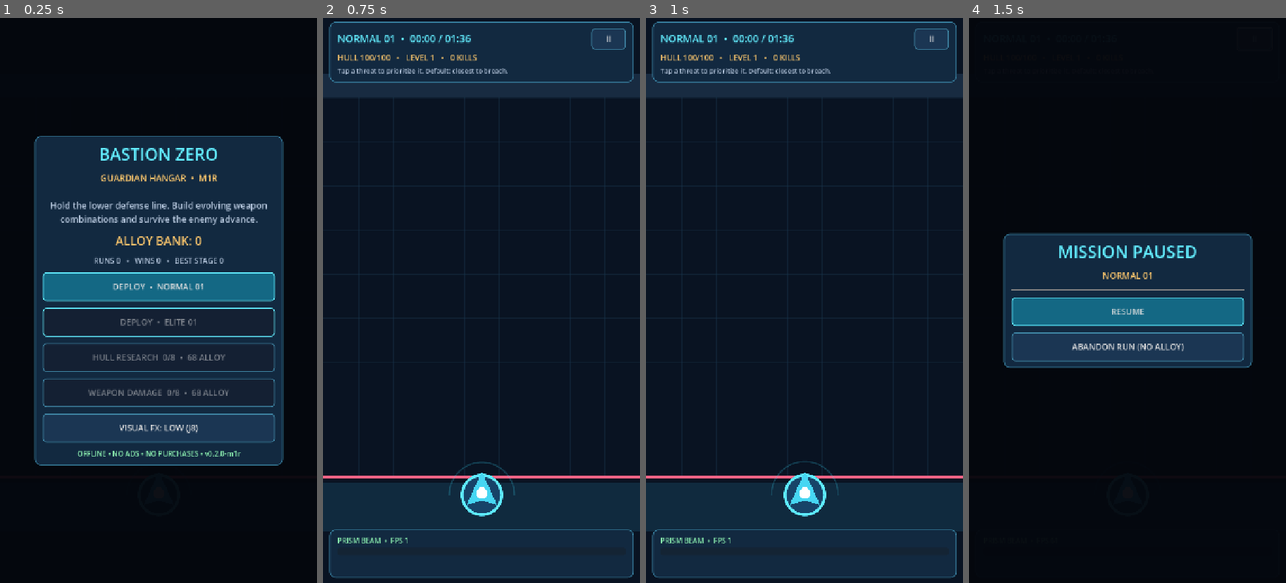
Above: before the commit, frames 1-4 (left to right).
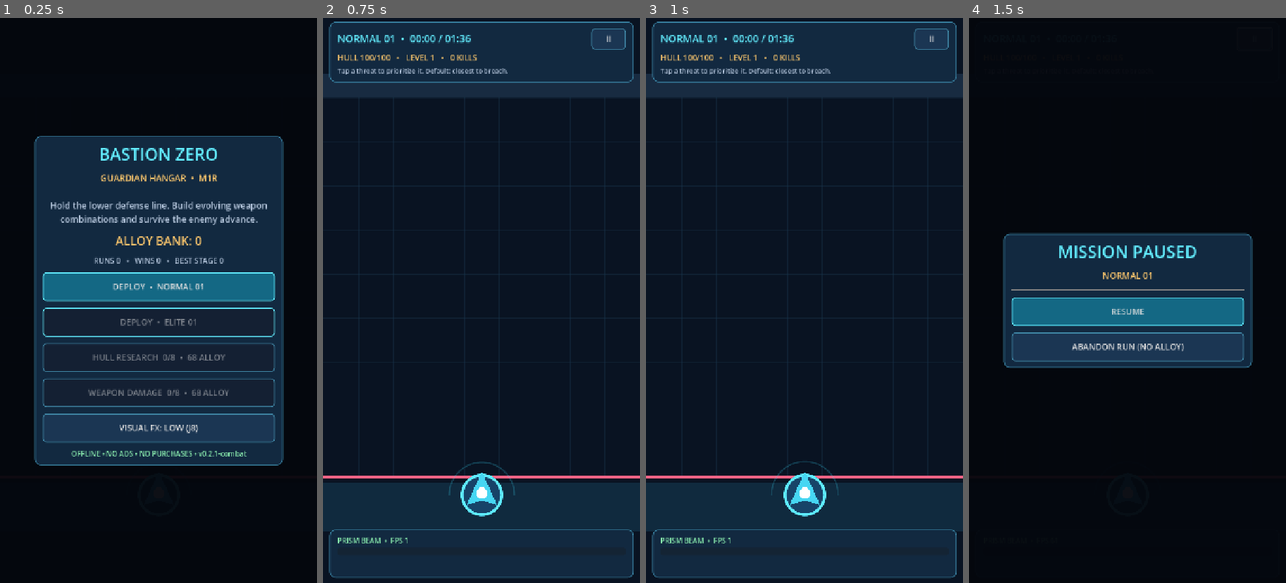
Above: after the commit, the same moments.

Repository: dante-souza/bastion_zero
Game: Godot game, scene res://scenes/main.tscn
Same seed, same stepped clock (60 frames per second), same inputs: the game is played once before the commit and once after it.
Inputs:
- Up to frame 1 (0.25 s): no input
- Up to frame 2 (0.75 s): click "DEPLOY • NORMAL 01" at 0.5 s
- Up to frame 3 (1 s): no input
- Up to frame 4 (1.5 s): click "II" at 1.25 s

The runs differ from the first frame. In frame 1, 0.4% of the frame differs, in the area x 22-78%, y 76-78%; in frame 2, nothing differs; in frame 3, nothing differs; in frame 4, nothing differs.

Commit message:
feat(combat): add authored formations and asymmetric enemy weapon resistances

Diff:
--- /dev/null
+++ b/scripts/combat_director.gd
@@ -0,0 +1,61 @@
+class_name CombatDirector
+extends RefCounted
+
+## Small, authored formation vocabulary used by both stages.
+## Original patterns, deterministic given stage, time, index and RNG.
+const PATTERNS := ["LINE", "PINCER", "WEDGE", "ARMORED", "RUSH", "PHALANX"]
+
+static func pattern_for(stage: int, elapsed: float, formation_index: int) -> String:
+    var phase: float = clampf(elapsed / GameCatalog.stage_duration(stage), 0.0, 1.0)
+    if stage == 1 and phase < 0.13:
+        return "LINE"
+    if stage == 2 and phase < 0.12:
+        return "PINCER"
+    if stage == 1:
+        var normal := ["LINE", "WEDGE", "PINCER", "RUSH", "ARMORED"]
+        return normal[formation_index % normal.size()]
+    var elite := ["ARMORED", "PINCER", "RUSH", "PHALANX", "WEDGE"]
+    return elite[formation_index % elite.size()]
+
+static func formation(stage: int, elapsed: float, index: int, rng: RandomNumberGenerator) -> Array[Dictionary]:
+    var pattern: String = pattern_for(stage, elapsed, index)
+    var result: Array[Dictionary] = []
+    var center: float = rng.randf_range(245.0, 475.0)
+    var phase: float = clampf(elapsed / GameCatalog.stage_duration(stage), 0.0, 1.0)
+    match pattern:
+        "LINE":
+            var count: int = 2 + (1 if phase >= 0.35 else 0) + (1 if phase >= 0.75 else 0)
+            for i in range(count):
+                var x: float = center + (float(i) - (count - 1.0) * 0.5) * 98.0
+                result.append(_slot("grunt" if i % 3 else "runner", x, 155.0))
+        "PINCER":
+            result.append(_slot("runner", 96.0, 145.0))
+            result.append(_slot("runner", 624.0, 145.0))
+            result.append(_slot("grunt", 176.0, 92.0))
+            result.append(_slot("grunt", 544.0, 92.0))
+        "WEDGE":
+            result.append(_slot("grunt", center, 175.0))
+            result.append(_slot("runner", center - 103.0, 93.0))
+            result.append(_slot("runner", center + 103.0, 93.0))
+            if phase >= 0.40:
+                result.append(_slot("grunt", center - 178.0, 20.0))
+                result.append(_slot("grunt", center + 178.0, 20.0))
+        "ARMORED":
+            result.append(_slot("tank", center, 164.0))
+            result.append(_slot("grunt", center - 115.0, 88.0))
+            result.append(_slot("grunt", center + 115.0, 88.0))
+            if stage == 2:
+                result.append(_slot("tank", center + 168.0, 16.0))
+        "RUSH":
+            for i in range(3 + (1 if stage == 2 or phase >= 0.70 else 0)):
+                var x: float = center + (float(i) - 1.5) * 108.0
+                result.append(_slot("runner", x, 154.0 - i * 22.0))
+        "PHALANX":
+            result.append(_slot("tank", center - 135.0, 152.0))
+            result.append(_slot("tank", center + 135.0, 152.0))
+            result.append(_slot("runner", center, 75.0))
+            result.append(_slot("grunt", center - 10.0, 0.0))
+    return result
+
+static func _slot(kind: String, x: float, y: float) -> Dictionary:
+    return {"kind": kind, "x": clampf(x, 40.0, 680.0), "y": y}
--- a/scripts/game_catalog.gd
+++ b/scripts/game_catalog.gd
@@ -2,7 +2,7 @@
 extends RefCounted
 
 ## Bastion Zero's original combat balance; no third-party game resources.
-const GAME_VERSION := "0.2.0-m1r"
+const GAME_VERSION := "0.2.1-combat"
 const WORLD_SIZE := Vector2(720.0, 1280.0)
 const GUARDIAN := Vector2(360.0, 1080.0)
 const BREACH_Y := 1040.0
@@ -15,6 +15,24 @@
     "beam", "volley", "arc", "nova", "hull", "rate", "power", "reach"
 ]
 const WEAPON_ORDER: Array[String] = ["beam", "volley", "arc", "nova"]
+
+## Enemy/weapon interactions are explicit, stable, and independent of monetization.
+## Multipliers are applied before HP-capped accounting.
+static func damage_factor(enemy_kind: String, weapon: String) -> float:
+    if enemy_kind == "tank":
+        match weapon:
+            "beam": return 0.72
+            "volley": return 1.30
+            "nova": return 1.18
+    elif enemy_kind == "runner":
+        match weapon:
+            "arc": return 1.32
+            "volley": return 0.90
+    elif enemy_kind == "elite":
+        match weapon:
+            "beam": return 0.90
+            "volley": return 1.12
+    return 1.0
 
 static func stage_name(stage: int) -> String:
     return "NORMAL 01" if stage <= 1 else "ELITE 01"
